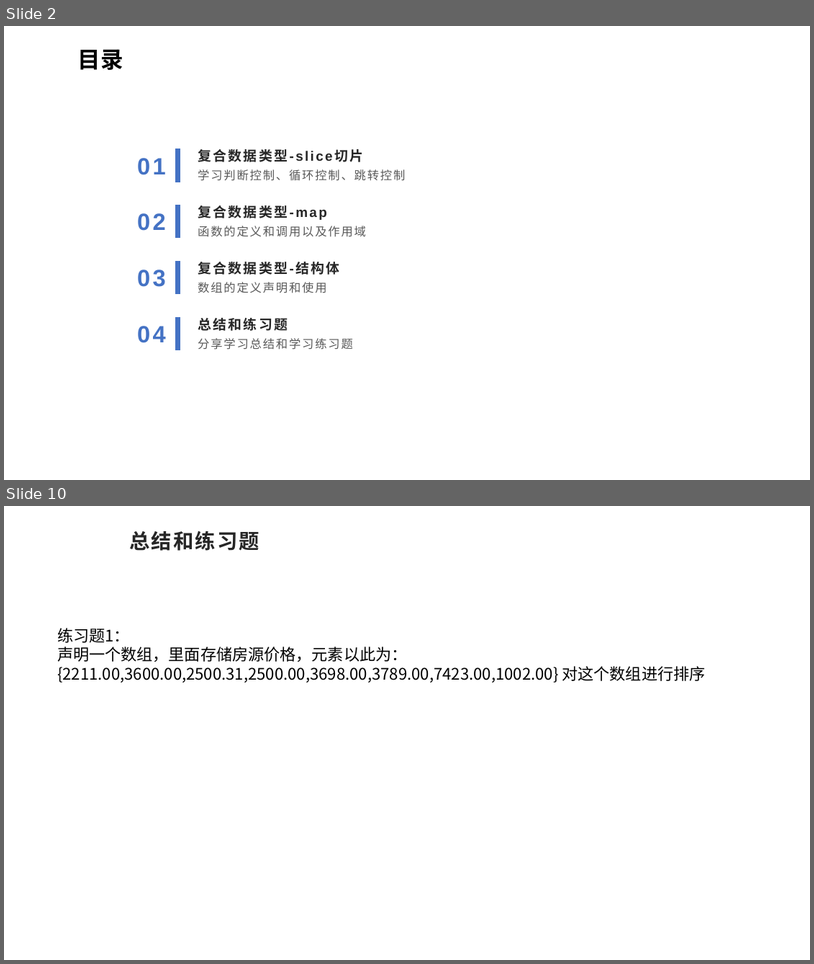
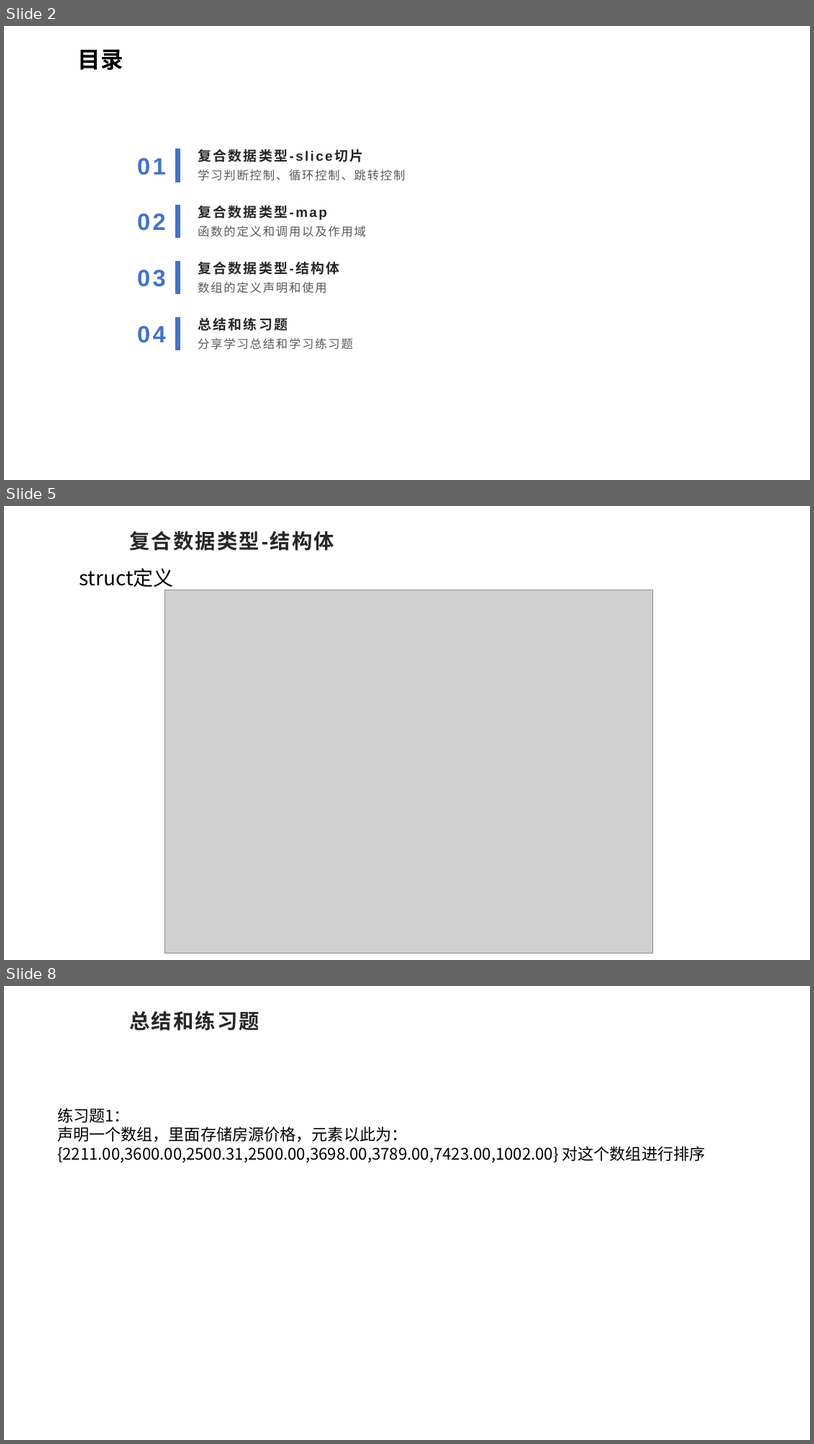
Before and after one commit to sqc157400661/better_study_for_golang, a slide deck: 04/go基础知识.pptx. Shown one above the other, each under a label of ours: slides 2 and 10 before the commit, slides 2, 5 and 8 after it; the slides between them are not shown. The pictures are 814x964 and 814x1444 pixels, drawn with LibreOffice and Linux fonts; fonts in the diff are those of the drawing; grey boxes stand for pictures; background and template pictures are left out. Boxes give left, top, right and bottom in pixels: in the first picture for what was removed or moved away, otherwise in the second. Text is boxed around its words. In the diff, an @@ line names an element or a change of style, - is before the commit and + after.

Commit message:
map知识和部分结构体相关知识

```diff
--- a/04/go基础知识.pptx
+++ b/04/go基础知识.pptx
@@ slide 5 added at [4, 506, 810, 960], background picture (left out) @@
@@ title added at [129, 531, 334, 551], 24.3 pt, text #262626, bold @@
+复合数据类型-结构体
@@ text added at [79, 568, 173, 591], 24 pt, text #000000 @@
+struct定义
@@ picture added at [165, 590, 653, 953] @@
@@ what was slide 10 is now slide 8 @@
```
Also in this commit, not shown: 1 slide changed, 3 other slides added, 6 slides removed, 7 other files.
